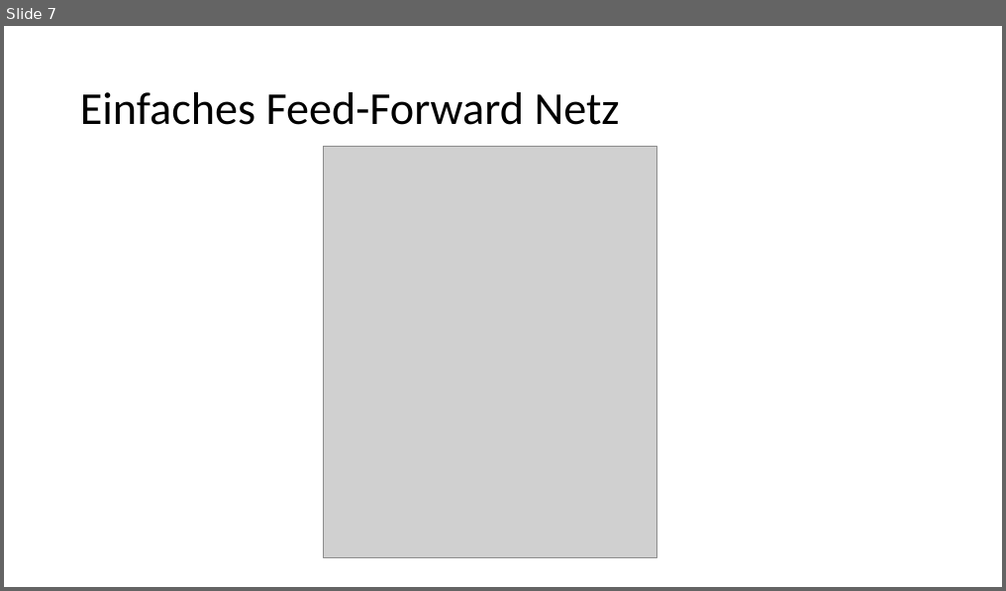
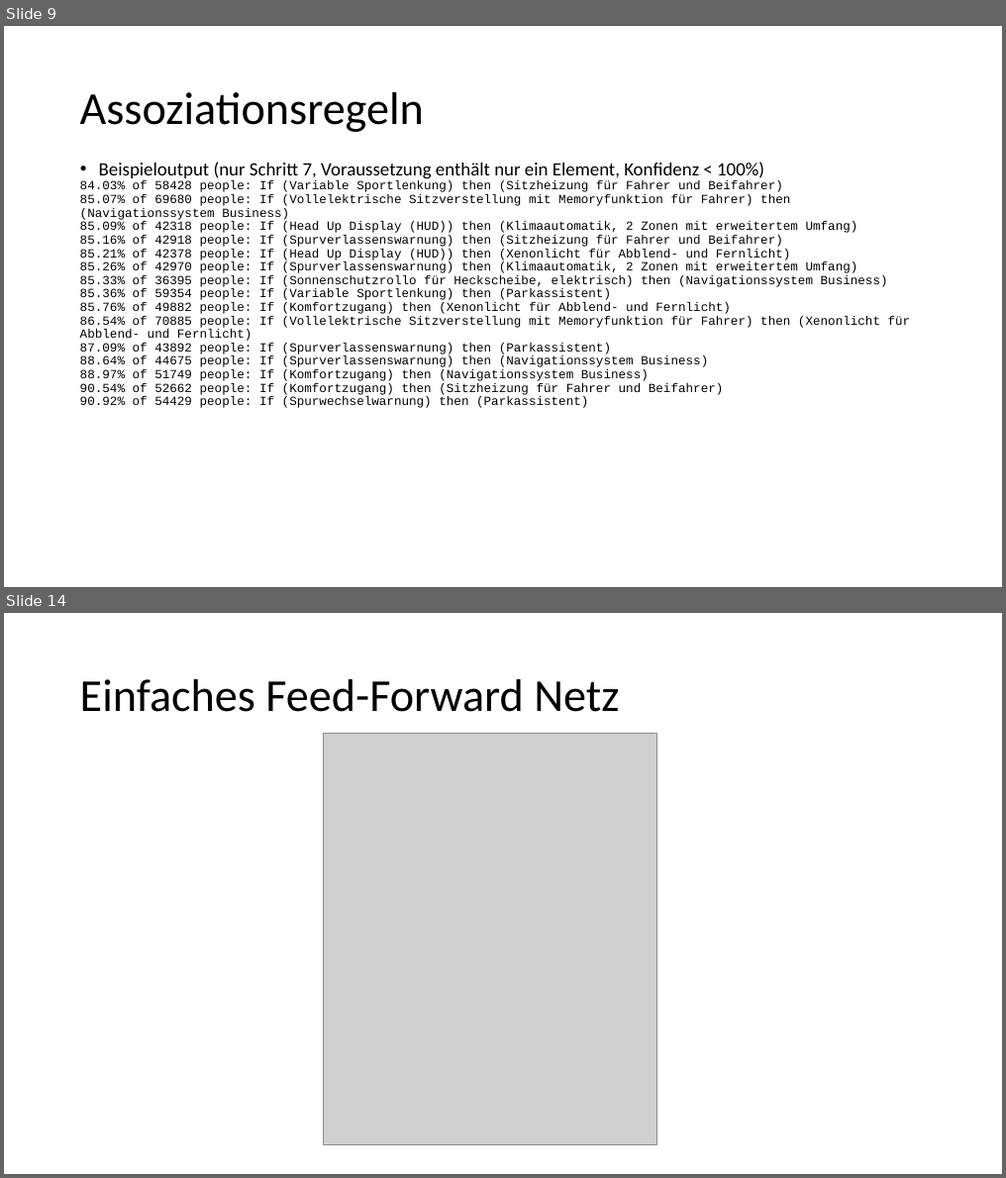
Before and after one commit to ML-KA/ag-dank, a slide deck: DANK Data Challenge.pptx. Shown one above the other, each under a label of ours: slide 7 before the commit, slides 9 and 14 after it; the slides between them are not shown. The pictures are 1006x591 and 1006x1178 pixels, drawn with LibreOffice and Linux fonts; fonts in the diff are those of the drawing; grey boxes stand for pictures. Boxes give left, top, right and bottom in pixels: in the first picture for what was removed or moved away, otherwise in the second. Text is boxed around its words. In the diff, an @@ line names an element or a change of style, - is before the commit and + after.

```diff
--- a/DANK Data Challenge.pptx
+++ b/DANK Data Challenge.pptx
@@ slide 9 added at box(4, 26, 1002, 587), background #FFFFFF @@
@@ text added at box(80, 92, 424, 132), 44 pt, text #000000 @@
+Assoziationsregeln
@@ text added at box(80, 162, 911, 408), 12 pt, text #000000 @@
+• Beispieloutput (nur Schritt 7, Voraussetzung enthält nur ein Element, Konfidenz < 100%)
+84.03% of 58428 people: If (Variable Sportlenkung) then (Sitzheizung für Fahrer und Beifahrer)
+85.07% of 69680 people: If (Vollelektrische Sitzverstellung mit Memoryfunktion für Fahrer) then (Navigationssystem Business)
+85.09% of 42318 people: If (Head Up Display (HUD)) then (Klimaautomatik, 2 Zonen mit erweitertem Umfang)
+85.16% of 42918 people: If (Spurverlassenswarnung) then (Sitzheizung für Fahrer und Beifahrer)
+85.21% of 42378 people: If (Head Up Display (HUD)) then (Xenonlicht für Abblend- und Fernlicht)
+85.26% of 42970 people: If (Spurverlassenswarnung) then (Klimaautomatik, 2 Zonen mit erweitertem Umfang)
+85.33% of 36395 people: If (Sonnenschutzrollo für Heckscheibe, elektrisch) then (Navigationssystem Business)
+85.36% of 59354 people: If (Variable Sportlenkung) then (Parkassistent)
+85.76% of 49882 people: If (Komfortzugang) then (Xenonlicht für Abblend- und Fernlicht)
+86.54% of 70885 people: If (Vollelektrische Sitzverstellung mit Memoryfunktion für Fahrer) then (Xenonlicht für Abblend- und Fernlicht)
+87.09% of 43892 people: If (Spurverlassenswarnung) then (Parkassistent)
+88.64% of 44675 people: If (Spurverlassenswarnung) then (Navigationssystem Business)
+88.97% of 51749 people: If (Komfortzugang) then (Navigationssystem Business)
+90.54% of 52662 people: If (Komfortzugang) then (Sitzheizung für Fahrer und Beifahrer)
+90.92% of 54429 people: If (Spurwechselwarnung) then (Parkassistent)
@@ what was slide 7 is now slide 14 @@
```
Also in this commit, not shown: 7 slides changed, 10 other slides added, 1 other file.
